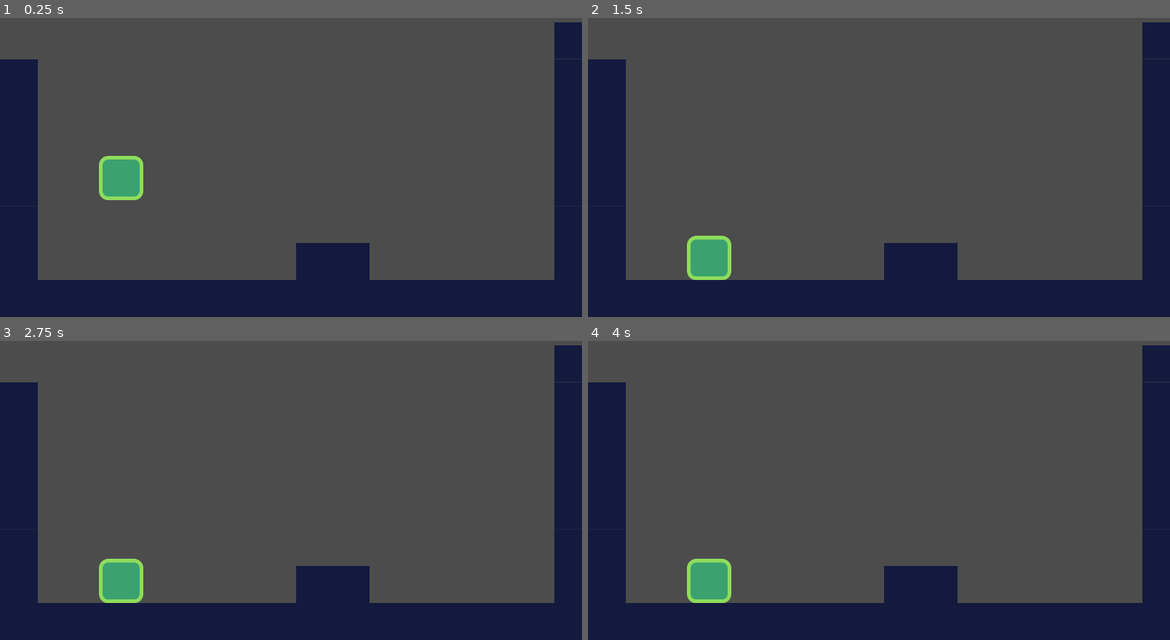
Above: before the commit, frames 1-4 (two rows, left to right).
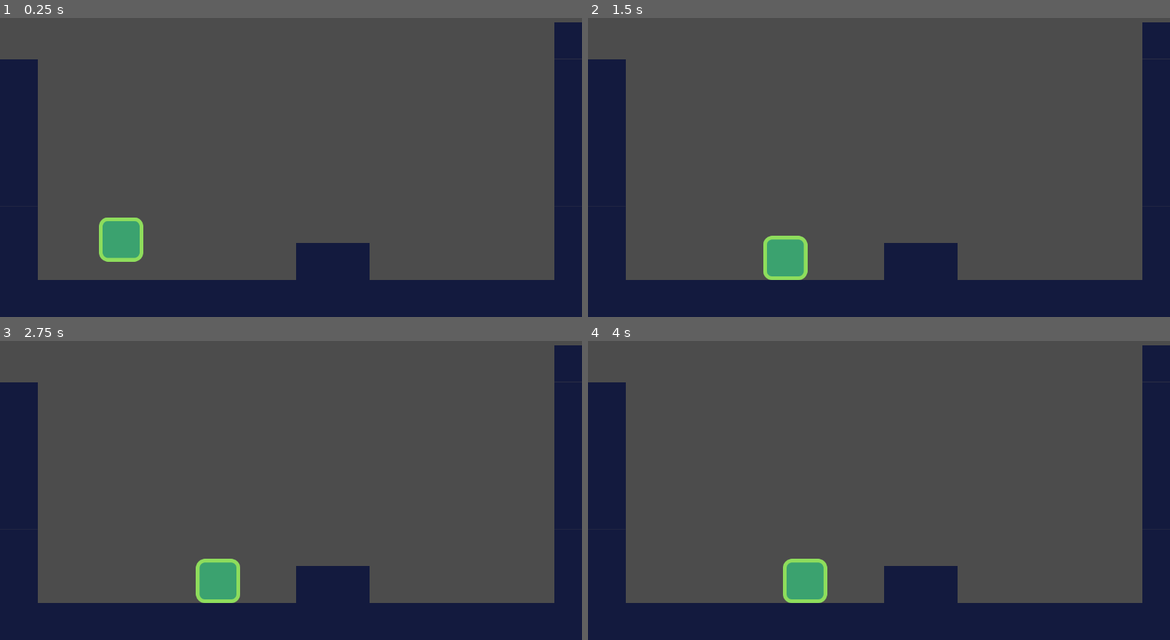
Above: after the commit, the same moments.

Repository: Shoter99/TutorialGodot
Game: Godot game, scene res://Levels/TestLevel.tscn
The game is run twice, just before and just after one commit, with the same random seed, the same clock (stepped at 60 frames per second) and the same inputs.
Inputs:
- Up to frame 1 (0.25 s): no input
- Up to frame 2 (1.5 s): hold D (move_right) 0.53-1.28 s; hold A (move_left) from 1.28 s (still down)
- Up to frame 3 (2.75 s): release A (move_left) at 2.03 s; hold D (move_right) from 2.03 s (still down)
- Up to frame 4 (4 s): tap Enter at 3.5 s; release D (move_right) at 3.53 s; hold A (move_left) from 3.53 s (still down)

The runs differ from the first frame. In frame 1, 2.2% of the frame differs, in the area x 17-25%, y 46-82%; in frame 2, 2.2%, in the area x 17-38%, y 72-88%; in frame 3, 2.2%; in frame 4, 2.2%.

Commit message:
added script to move left and right

Diff:
--- a/Actors/Player.gd
+++ b/Actors/Player.gd
@@ -1 +1,6 @@
 extends Actor
+
+func _physics_process(delta):
+	var dir: = Vector2(Input.get_action_strength("move_right") - Input.get_action_strength("move_left"), 1.0)
+
+	velocity = speed * dir
